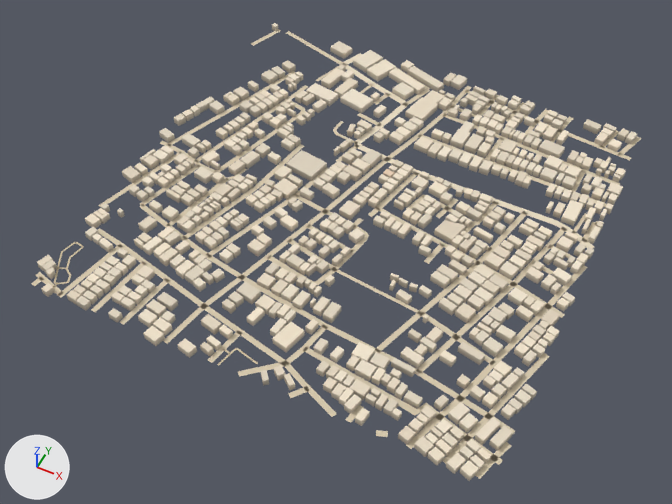
One commit to the glTF model public/assets/bengaluru-region-v1/tiles/t-10_-15-l0.glb: the scene before it, then after it.
Camera for both pictures: a 50 mm lens placed at (-4447.0, -7905.0, 731.0), pointed at (-4752.0, -7295.0, -32.0). Every picture has the same lights, and +X, +Y and +Z are marked at lower left. The picture after the commit comes second.

Names of what the first picture shows: 'building', 'ground'.
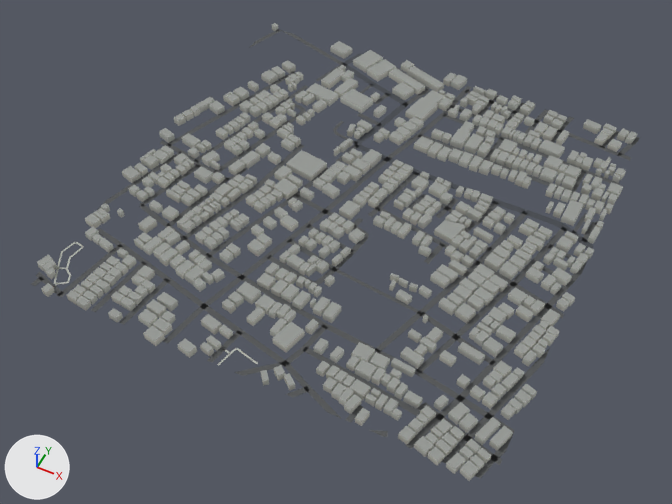
Changed parts and their boxes [x1, y1, x2, y2] in the pictures (672 x 504 px; the box of a moved part takes in the faces that stretch with it):
'ground', reshaped: before [31, 29, 641, 479]; after [31, 29, 640, 478]
part 1 of me_building, recoloured (darker): [37, 23, 637, 480] in both
part 2 of me_ground, rebuilt (6% wider, 11% taller): before [251, 29, 281, 46]; after [249, 29, 281, 48]
part 3 of me_ground, moved or reshaped: before [31, 31, 641, 479]; after [31, 30, 640, 478]
part 4 of me_ground, recoloured: [38, 49, 631, 460] in both

The edits, one by one:
me_building is used by ob_building; location (-5000.0, -7500.0, 0.0).
me_building had 5394 vertices, 6751 faces and spanned x -7.0..505.0, y -7.0..509.0, z 0.0..8.0.
me_building now has 5394 vertices, 8108 faces and spans x -7.0..505.0, y -7.0..509.0, z 0.0..8.0.
me_building part 1: 6751 kept faces spanning x -7.0..505.0, y -7.0..509.0, z 0.0..8.0 get new vertex colours.
me_ground is used by ob_ground; location (-5000.0, -7500.0, 0.0).
me_ground had 896 vertices, 690 faces and spanned x -3.0..503.0, y -3.0..503.0, z 1.0.
me_ground now has 921 vertices, 715 faces and spans x 0.0..500.0, y 0.0..500.0, z 1.0.
me_ground part 2: the loose piece of 6 vertices spanning x -3.0..19.0, y 454.0..501.0, z 1.0 is rebuilt with 8 vertices and now spans x 0.0..20.0, y 446.0..500.0, z 1.0.
Part 3, on me_ground:
45 vertices are removed from x -1.0..503.0, y -3.0..503.0, z 1.0.
66 faces are deleted.
4 vertices in x 105.0..454.0, y 222.0..499.0, z 1.0 move by (0.0, 1.0, 0.0).
3 vertices in x 321.0..449.0, y 283.0..501.0, z 1.0 move by (0.0, -1.0, 0.0).
3 vertices in x 3.0..453.0, y 1.0, z 1.0 move by (6.0, -1.0, 0.0).
39 vertices move from x -3.0..503.0, y -3.0..499.0, z 1.0 to x 0.0..500.0, y 0.0..500.0, z 1.0.
59 vertices are added at x 0.0..500.0, y 0.0..500.0, z 1.0.
9 new vertices lie (6.0, 0.0, 0.0) away from vertices in x 78.0..483.0, y 0.0..500.0, z 1.0.
89 new faces join them.
me_ground part 4: 622 kept faces spanning x 0.0..500.0, y 0.0..500.0, z 1.0 get new vertex colours; the middle colour goes from beige #d7c9ae to dark grey #535556.
